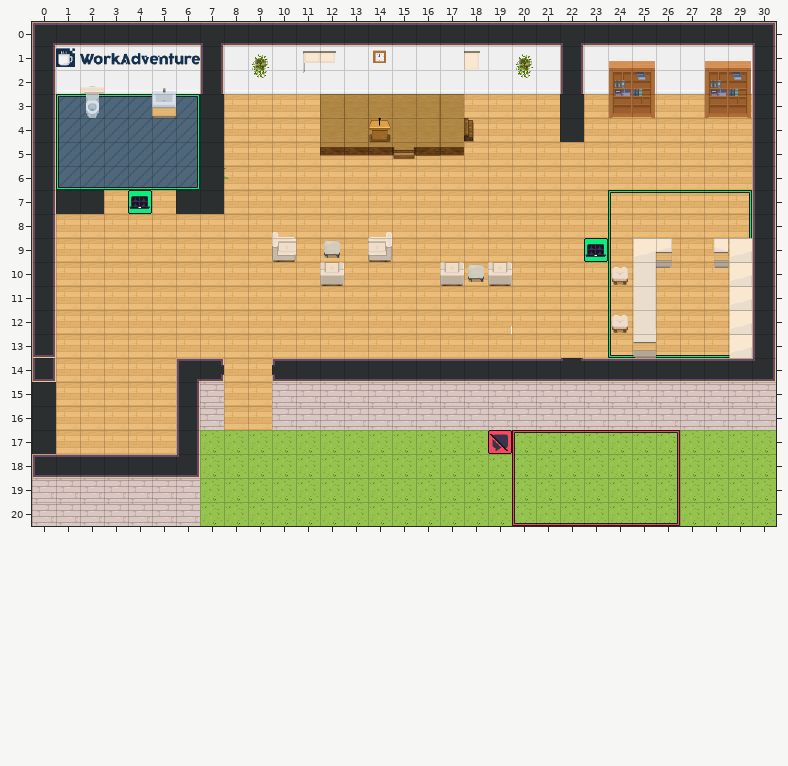
Tiled map (JSON), stored at map.tmj. Above: the version before the commit.
Cells are 32x32 px. Shown: x 0..30, y 0..20.
The result:
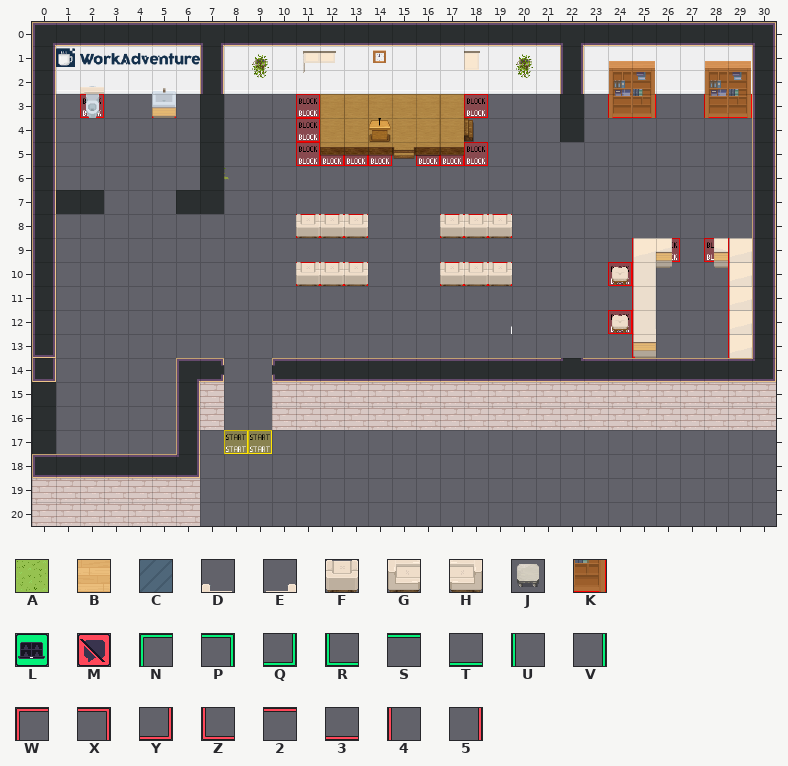
Key: from "WA_Exterior": A 628; from "WA_Room_Builder": B 350, C 360; from "WA_Seats": D 35, E 36, F 47, G 48, H 49, J 150; from "WA_Special_Zones": K 2; from "WA_User_Interface": L 21, M 60, N 161, P 162, Q 163, R 164, S 165, T 166, U 167, V 168, W 239, X 240, Y 241, Z 242, 2 243, 3 244, 4 245, 5 246.
_ is an empty cell, # one hidden under a higher layer.
See-through tiles are keyed as they look on the map.
From old to new:
Layer "collisions":
y 3: x 1..2 #_ -> _K; x 11 _ -> K; x 18 _ -> K; x 24 _ -> K; x 26..29 ##__ -> __KK
y 4: x 18 # -> _
y 5: x 3..4 ## -> __; x 13..14 __ -> KK; x 16 _ -> K; x 22 # -> _
y 6: x 11..12 ## -> __; x 17..18 ## -> __; x 22 # -> _
y 7: x 11..12 ## -> __; x 17..18 ## -> __
y 8: x 1..2 ## -> __; x 11..13 ___ -> KKK; x 17..19 ___ -> KKK; x 26..27 ## -> __
y 9: x 1 # -> _; x 25 _ -> K; x 27..29 #__ -> _KK
y 10: x 1 # -> _; x 11..13 ___ -> KKK; x 17..19 ___ -> KKK; x 24..27 __## -> KK__; x 29 _ -> K
y 11: x 1 # -> _; x 12..17 ###### -> ______; x 22 # -> _; x 25..27 _## -> K__; x 29 _ -> K
y 12: x 1..2 ## -> __; x 12..17 ###### -> ______; x 22 # -> _; x 24..25 __ -> KK; x 29 _ -> K
y 13: x 20..22 ### -> ___; x 25 _ -> K; x 29 _ -> K
y 15: x 1 # -> _
y 16: x 5 # -> _
y 17: x 7 # -> _; x 10 # -> _; x 27 # -> _
y 18: x 14..15 ## -> __; x 27..28 ## -> __
y 19: x 14..15 ## -> __; x 27 # -> _; x 29 # -> _
Layer "floor/floor1" (now hidden):
y 3: x 1..4 CCCC -> ____; x 6 C -> _; x 8..11 BBBB -> ____; x 18..21 BBBB -> ____; x 23..29 BBBBBBB -> _______
y 4: x 1..6 CCCCCC -> ______; x 8..11 BBBB -> ____; x 18..21 BBBB -> ____; x 23..29 BBBBBBB -> _______
y 5..6: x 1..6 CCCCCC -> ______; x 8..29 BBBBBBBBBBBBBBBBBBBBBB -> ______________________
y 7: x 3..5 BBB -> ___; x 8..29 BBBBBBBBBBBBBBBBBBBBBB -> ______________________
y 8..13: x 1..29 BBBBBBBBBBBBBBBBBBBBBBBBBBBBB -> _____________________________
y 14..16: x 1..5 BBBBB -> _____; x 8..9 BB -> __
y 17: x 1..5 BBBBB -> _____; x 7..30 AAAAAAAAAAAAAAAAAAAAAAAA -> ________________________
y 18..20: x 7..30 AAAAAAAAAAAAAAAAAAAAAAAA -> ________________________
Layer "floor/floor2" (now hidden):
y 3: x 1..4 NSSS -> ____; x 6 P -> _
y 4..5: x 1 U -> _; x 6 V -> _
y 6: x 1..6 RTTTTQ -> ______
y 7: x 4 L -> _; x 24..29 NSSSSP -> ______
y 8: x 24 U -> _; x 29 V -> _
y 9: x 23..24 LU -> __; x 29 V -> _
y 10..12: x 24 U -> _; x 29 V -> _
y 13: x 24..29 RTTTTQ -> ______
y 17: x 19..26 MW22222X -> ________
y 18..19: x 20 4 -> _; x 26 5 -> _
y 20: x 20..26 Z33333Y -> _______
Layer "furniture/furniture2":
y 8: x 10..14 D___E -> _FFF_; x 17..19 ___ -> FFF
y 9: x 10 G -> _; x 12 J -> _; x 14 H -> _
y 10: x 11 _ -> F; x 13 _ -> F; x 18 J -> F
Boxes around the changes in both pictures, in picture pixels (x1, y1, x2, y2):
changed: (56, 94, 776, 526)
